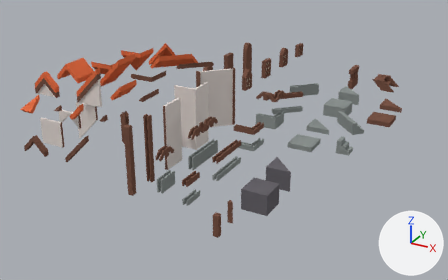
Renders of the Blender file Exterior/exterior_atoms.blend from each side of a commit.
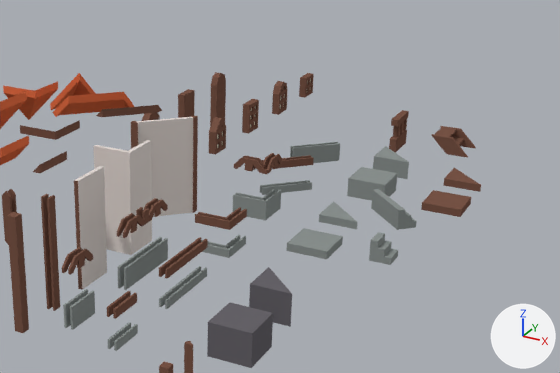
Each version is shown whole from a 50 mm lens placed at (10.66, -21.98, 10.0), pointed at (-0.97, -0.84, -0.57), then close up on the part from 27% to 100% of the width and 0% to 78% of the height. Arrows for +X, +Y and +Z are at lower right; the lights stay in place.

Objects in the first close-up: 'BaseTri_1x1x0.8', 'Base_1x1x0.8', 'Door02_0.2x0.6x2', 'Door03_0.2x0.6x2', 'Fence_1x0.2x1', 'Ladder_1.1x1x0.5', 'LogWallR_0.2x0.1x2.5', 'Pillar_0.2x0.2x2.5', 'RoofEdgeWallOct_1.5x1.5.x0.6', 'StoneFloor_1x1x0.2', 'StoneSlab_1x1x0.5', 'StoneWallTurn_1x1x0.5', 'StoneWall_0.2x2x0.5', 'WallOct_1.2x1.2x2.5', 'WallTurn_1x1x2.5', 'Wall_0.2x1x2.5'.
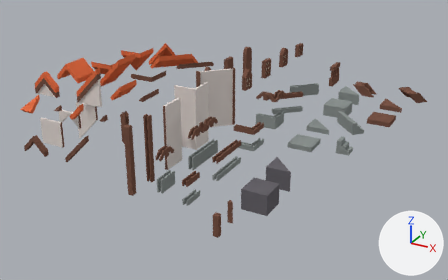
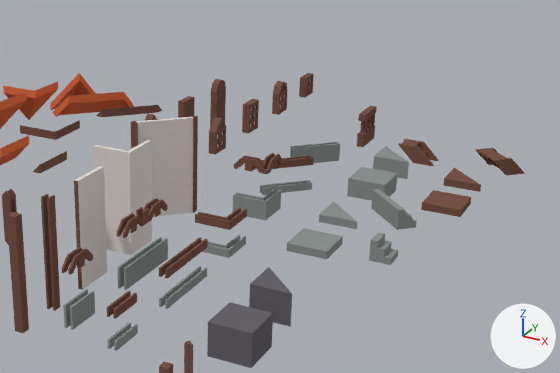
What differs and where, as boxes [x1, y1, x2, y2] in the close-ups (560 x 373 px):
```json
{"object": "Ladder_1.1x1x0.5", "change": "reshaped, moved", "before": [431, 126, 476, 157], "after": [398, 139, 439, 166], "on screen": "9% narrower, 12% shorter"}
{"object": "Fence_1x0.2x1", "change": "moved", "before": [389, 110, 409, 153], "after": [357, 106, 377, 147]}
{"object": "Door03_0.2x0.6x2", "change": "reshaped", "before": [210, 72, 226, 127], "after": [210, 79, 226, 127], "on screen": "12% shorter"}
{"object": "LadderTri_1.5x1.5x0.5", "change": "added", "after": [475, 148, 525, 175], "on screen": "brown"}
{"object": "Door02_0.2x0.6x2", "change": "mesh rescaled", "before": [178, 89, 195, 118], "after": [178, 96, 194, 118]}
{"part": 3, "of": "me_ladder_1_1x1x0_5_b", "change": "rebuilt", "before": [435, 126, 476, 149], "after": [398, 139, 439, 166], "on screen": "17% taller"}
{"part": 4, "of": "me_ladder_1_1x1x0_5_b", "change": "deleted", "before": [431, 134, 468, 157], "on screen": "brown"}
```

Scene script edits in JSON lines:
```json
{"block": "me_door02_0_2x0_6x2_a", "where": "me_door02_0_2x0_6x2_a.from_pydata(...)  # 8 vertices, 6 faces; spans x -0.2..0.0, y -0.3..0.3, z 0.0..1.8"}
{"block": "me_door02_0_2x0_6x2_a", "where": "# used by ob_door02_0_2x0_6x2; location = (-3.0, 3.5, 0.0)"}
{"block": "me_door02_0_2x0_6x2_a", "change": "me_door02_0_2x0_6x2_a part 1: the whole mesh is scaled about the mesh origin by (1, 1, 0.889)"}
{"block": "me_door03_0_2x0_6x2_a", "where": "me_door03_0_2x0_6x2_a.from_pydata(...)  # 20 vertices, 17 faces; spans x -0.2..0.0, y -0.3..0.3, z 0.0..1.9"}
{"block": "me_door03_0_2x0_6x2_a", "where": "# used by ob_door03_0_2x0_6x2; location = (-3.0, 5.5, 0.0)"}
{"block": "me_door03_0_2x0_6x2_a", "change": "me_door03_0_2x0_6x2_a part 2: all 16 vertices in x -0.2..0.0, y -0.3..0.3, z 1.6..1.9 are moved by (0.0, 0.0, -0.2)"}
{"block": "me_ladder_1_1x1x0_5_b", "where": "# used by ob_ladder_1_1x1x0_5; location = (3.0, 7.0, 0.0)"}
{"op": "remove", "block": "me_ladder_1_1x1x0_5_b", "code": "me_ladder_1_1x1x0_5_b.from_pydata(...)  # 92 vertices, 84 faces; spans x 0.0..1.1, y 0.0..1.0, z 0.0..0.5"}
{"op": "add", "block": "me_ladder_1_1x1x0_5_b", "code": "me_ladder_1_1x1x0_5_b.from_pydata(...)  # 68 vertices, 68 faces; spans x 0.0..1.1, y 0.2..0.8, z 0.0..0.5"}
{"block": "me_ladder_1_1x1x0_5_b", "change": "me_ladder_1_1x1x0_5_b part 3: the loose piece of 58 vertices spanning x 0.0..1.1, y 0.1..1.0, z 0.0..0.5 is rebuilt with 68 vertices and now spans x 0.0..1.1, y 0.2..0.8, z 0.0..0.5"}
{"block": "me_ladder_1_1x1x0_5_b", "change": "me_ladder_1_1x1x0_5_b part 4: the loose piece of 34 vertices spanning x 0.0..1.1, y 0.0..0.1, z 0.0..0.5 is deleted"}
{"op": "add", "block": "me_laddertri_1_5x1_5x0_5_b", "code": ["me_laddertri_1_5x1_5x0_5_b = bpy.data.meshes.new('LadderTri_1.5x1.5x0.5_B')", "me_laddertri_1_5x1_5x0_5_b.from_pydata(...)  # 92 vertices, 84 faces; spans x -0.398..1.087, y -0.398..1.087, z -0.5..0.0", "me_laddertri_1_5x1_5x0_5_b.materials.append(mat_wood)  # brown #795547"]}
{"op": "set", "path": "ob_ladder_1_1x1x0_5.location", "old": "(3.0, 7.0, 0.0)", "new": "(2.0, 7.0, -0.5)"}
{"op": "set", "path": "ob_fence_1x0_2x1.location", "old": "(2.0, 7.0, -0.2)", "new": "(1.0, 7.0, -0.2)"}
{"op": "add", "block": "ob_laddertri_1_5x1_5x0_5", "code": ["ob_laddertri_1_5x1_5x0_5 = bpy.data.objects.new('LadderTri_1.5x1.5x0.5', me_laddertri_1_5x1_5x0_5_b)", "ob_laddertri_1_5x1_5x0_5.location = (4.5, 7.5, 0.0)"]}
```
